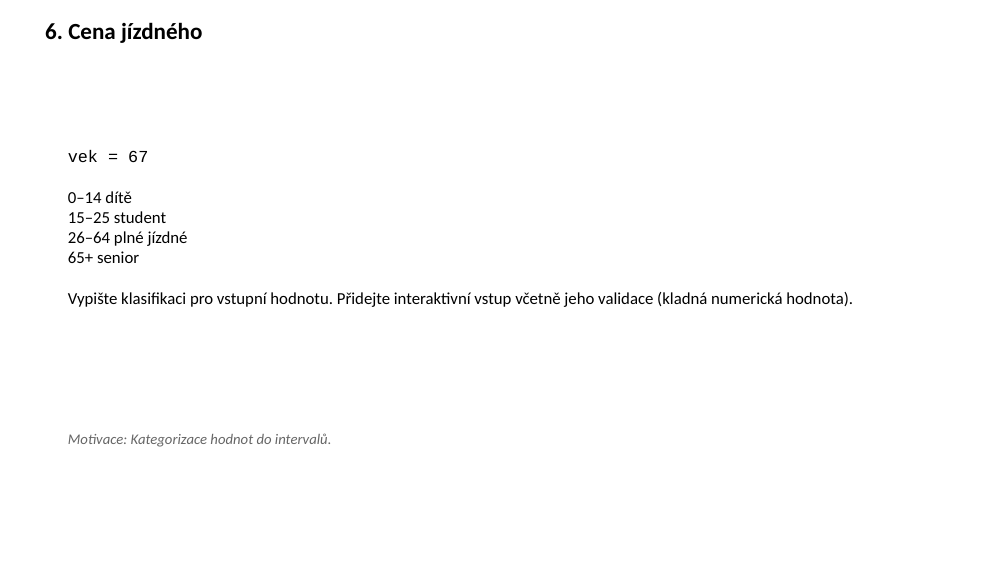
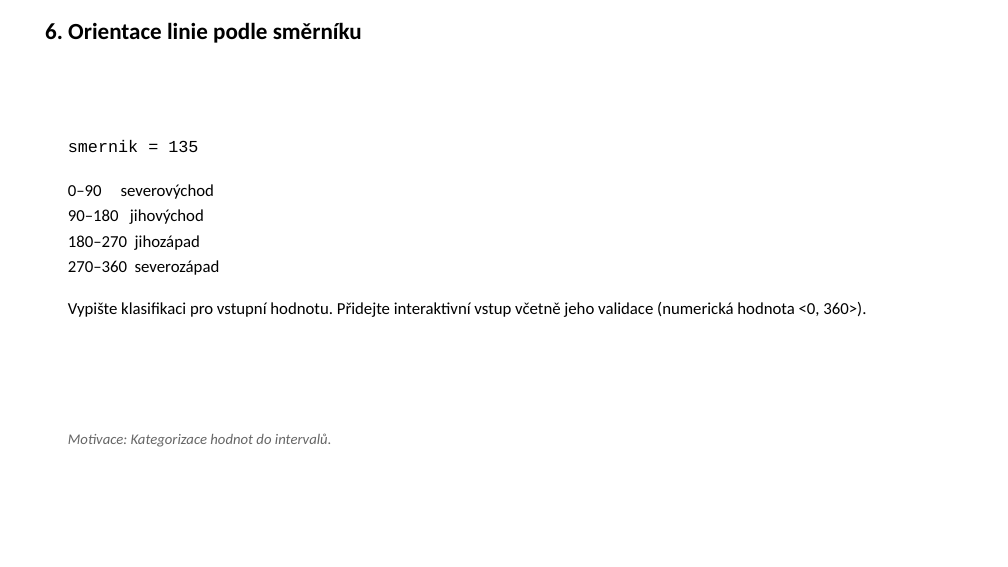
Before and after one commit to k155cvut/uvin, a slide deck: slide 7 of cviceni/cv4/uvin_cv4.pptx. Drawn at 1008x567 pixels with LibreOffice and Linux fonts; fonts in the diff are those of the drawing. Boxes give left, top, right and bottom in pixels: in the first picture for what was removed or moved away, otherwise in the second. Text is boxed around its words. In the diff, an @@ line names an element or a change of style, - is before the commit and + after.

```diff
--- a/cviceni/cv4/uvin_cv4.pptx
+++ b/cviceni/cv4/uvin_cv4.pptx
@@ text at <box>45,22,362,43</box>: text changed @@
-6. Cena jízdného
+6. Orientace linie podle směrníku
@@ text at <box>68,140,866,317</box>: text changed @@
-vek = 67
-0–14 dítě
-15–25 student
-26–64 plné jízdné
-65+ senior
-Vypište klasifikaci pro vstupní hodnotu. Přidejte interaktivní vstup včetně jeho validace (kladná numerická hodnota).
+smernik = 135
+0–90 severovýchod
+90–180 jihovýchod
+180–270 jihozápad
+270–360 severozápad
+Vypište klasifikaci pro vstupní hodnotu. Přidejte interaktivní vstup včetně jeho validace (numerická hodnota <0, 360>).
```
Also in this commit, not shown: 2 other slides changed, 2 slides added, 3 slides removed, 1 other file.
